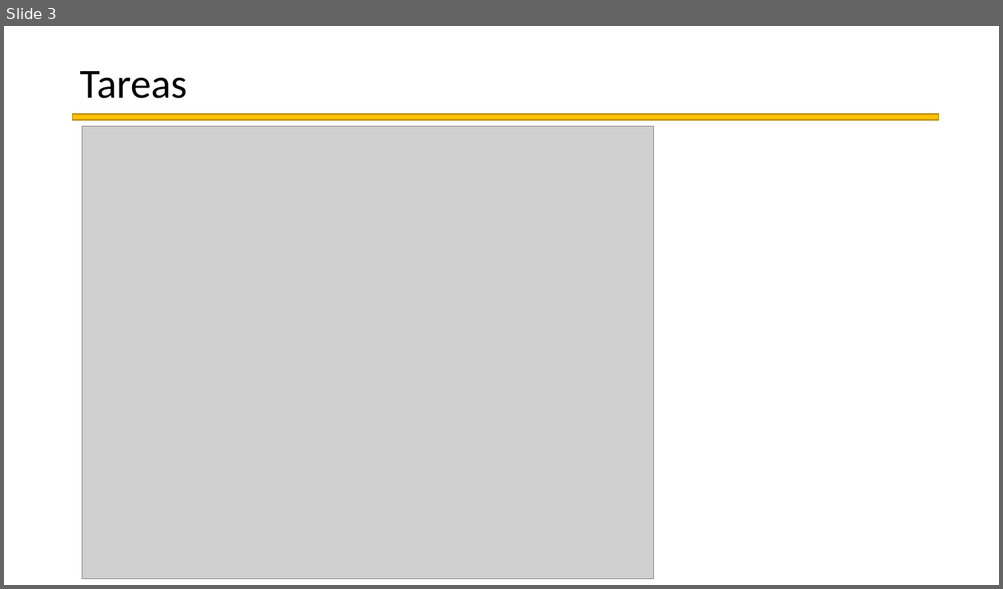
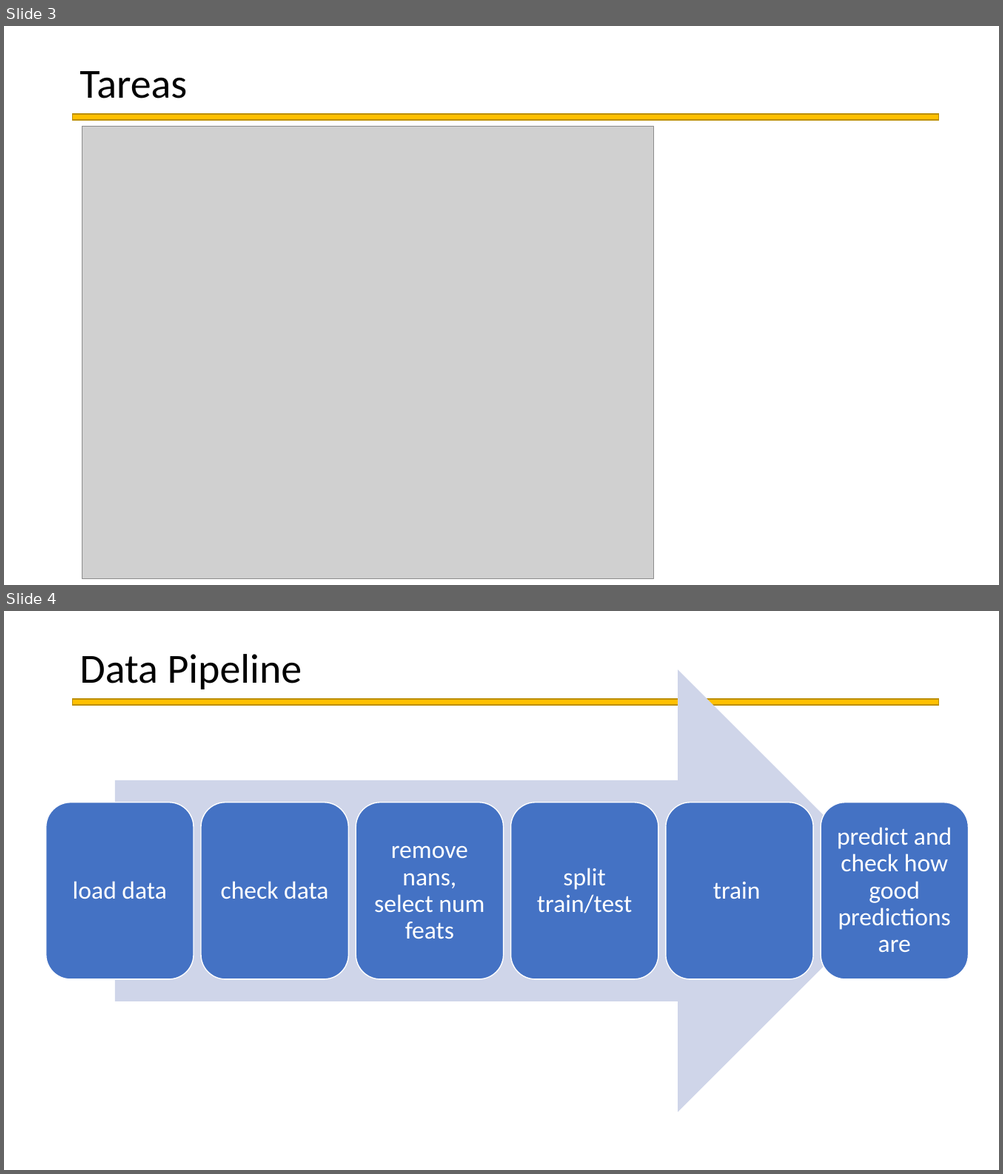
Before and after one commit to cristinaserrano/py_model_design_classes, a slide deck: 20180217.pptx. Shown one above the other, each under a label of ours: slide 3 before the commit, slides 3 and 4 after it. The pictures are 1003x589 and 1003x1174 pixels, drawn with LibreOffice and Linux fonts; fonts in the diff are those of the drawing; grey boxes stand for pictures. Boxes give left, top, right and bottom in pixels: in the first picture for what was removed or moved away, otherwise in the second. Text is boxed around its words. In the diff, an @@ line names an element or a change of style, - is before the commit and + after.

```diff
--- a/20180217.pptx
+++ b/20180217.pptx
@@ slide 4 added at (x1=4, y1=611, x2=999, y2=1170), background #FFFFFF @@
@@ text added at (x1=79, y1=654, x2=302, y2=689), 40 pt, text #000000 @@
+Data Pipeline
@@ rectangle added at (x1=73, y1=699, x2=939, y2=705), fill #FFC000, outline #BD8E00 1 pt @@
@@ group added at (x1=45, y1=670, x2=968, y2=1113): 6 rounded rectangles, 6 texts, 1 right arrow @@
+load data
+check data
+remove nans, select num feats
+split train/test
+train
+predict and check how good predictions are
```
Also in this commit, not shown: 1 slide changed.
